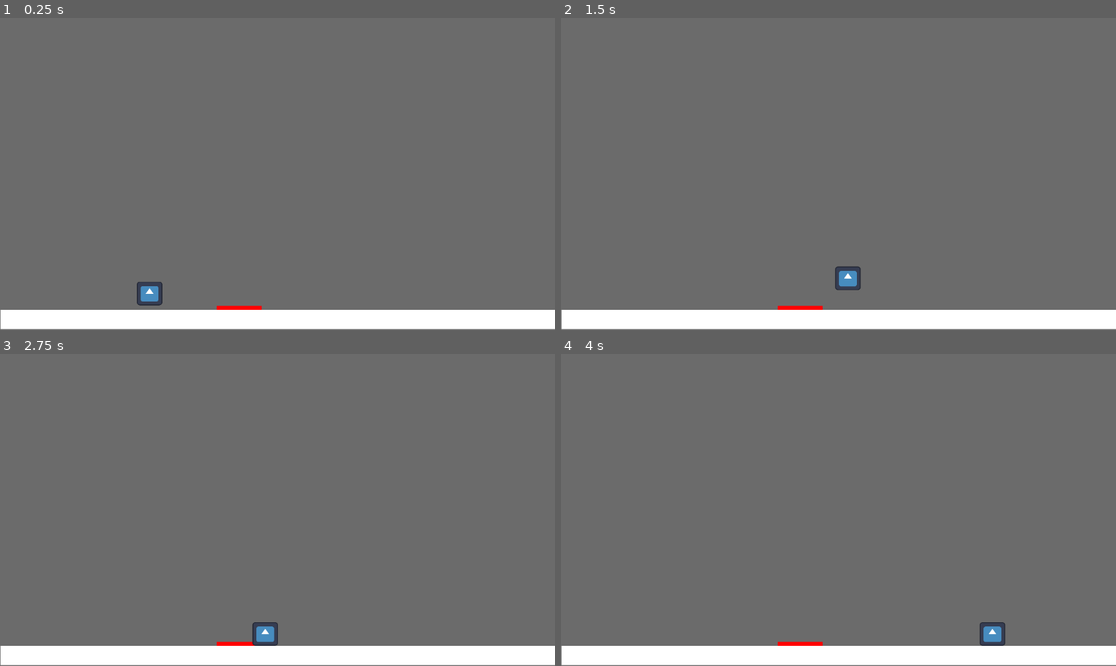
Above: before the commit, frames 1-4 (two rows, left to right).
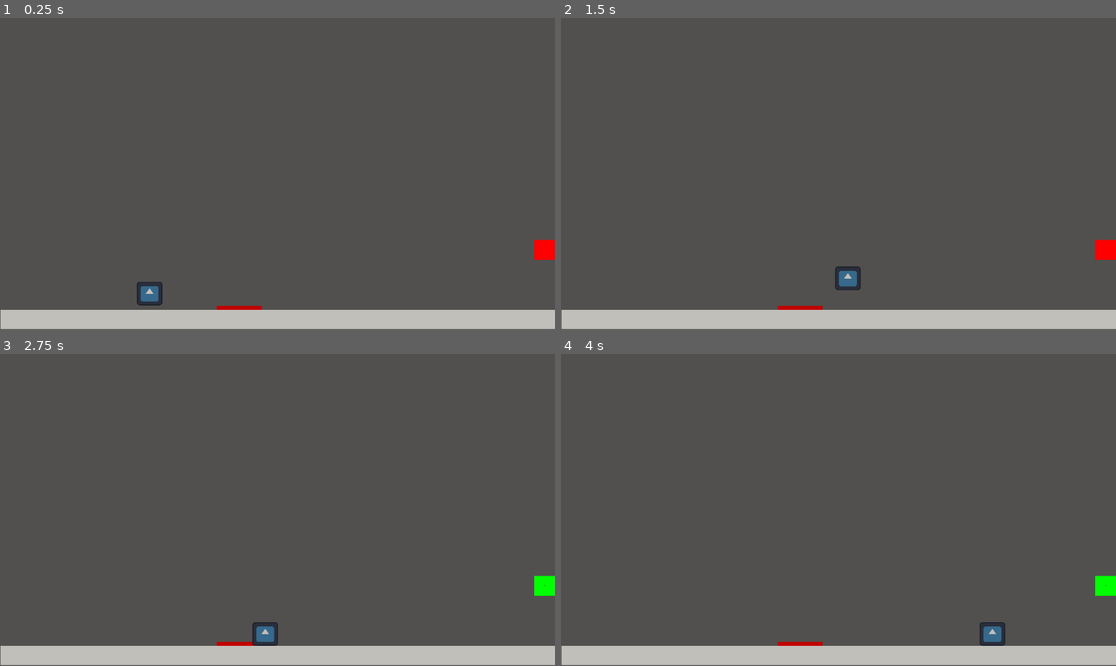
Above: after the commit, the same moments.

Repository: KOP-gaming/buas-application-2026
Game: Godot game, scene res://tutorial1.tscn
Two runs of this game, one before a commit and one after it. Both use one fixed random seed, a clock stepped at 60 frames per second and the inputs below. The engine's default icon, where the game draws it, is replaced by a stand-in: a white triangle on a blue panel in a dark square.
Inputs:
- Up to frame 1 (0.25 s): no input
- Up to frame 2 (1.5 s): hold Right (right) from 0.53 s (still down); tap Up (up) at 0.77 s
- Up to frame 3 (2.75 s): tap Up (up) at 1.52 s; release Right (right) at 2.03 s; hold Left (left) from 2.03 s (still down)
- Up to frame 4 (4 s): release Left (left) at 2.78 s; hold Right (right) from 2.78 s (still down); tap Up (up) at 3.02, 3.77 s

The runs differ from the first frame. In frame 1, 100% of the frame differs, in the area x 0-100%, y 0-100%; in frame 2, 100%; in frame 3, 100%; in frame 4, 100%.

Commit message:
THE BUTTON
made the progression button work

Diff:
--- /dev/null
+++ b/puzzle-platformer/area_2d.gd
@@ -0,0 +1,15 @@
+extends Area2D
+
+func _ready() -> void:
+	body_entered.connect(EnterCheck)
+	body_exited.connect(ExitCheck)
+
+
+#check when body enters or exits the button
+func EnterCheck(body) -> void:
+	var light = $switchlight
+	light.color = Color(0, 255, 0, 255)
+	var exit = $wall
+	exit.set_collision_layer_value(1, false)
+func ExitCheck(body) -> void:
+	pass
--- /dev/null
+++ b/puzzle-platformer/switchlight.gd
@@ -0,0 +1,15 @@
+extends PointLight2D
+
+
+# Called when the node enters the scene tree for the first time.
+func _ready() -> void:
+	self.color = Color(255, 0, 0, 255)
+
+
+# Called every frame. 'delta' is the elapsed time since the previous frame.
+func _process(delta: float) -> void:
+	pass
+
+
+func _on_area_2d_area_entered(area: Area2D) -> void:
+	pass
--- a/puzzle-platformer/tutorial1.tscn
+++ b/puzzle-platformer/tutorial1.tscn
@@ -1,24 +1,33 @@
-[gd_scene load_steps=6 format=3 uid="uid://clya2jolcja5e"]
+[gd_scene load_steps=11 format=3 uid="uid://clya2jolcja5e"]
 
+[ext_resource type="Script" uid="uid://bnw4vyx4cii65" path="res://area_2d.gd" id="1_8y1kj"]
 [ext_resource type="Script" uid="uid://cwppcbd2yei8y" path="res://player.gd" id="1_hdpfe"]
 [ext_resource type="Texture2D" uid="uid://67wexbprxcs5" path="res://icon.svg" id="2_8y1kj"]
+[ext_resource type="Script" uid="uid://h3xc2np6kx74" path="res://switchlight.gd" id="2_m8dfu"]
+
+[sub_resource type="Gradient" id="Gradient_8y1kj"]
+offsets = PackedFloat32Array(0, 0.00649351, 1)
+colors = PackedColorArray(1, 1, 1, 1, 1, 0, 0, 1, 0.190762, 0.190762, 0.190762, 1)
+
+[sub_resource type="GradientTexture2D" id="GradientTexture2D_m8dfu"]
+gradient = SubResource("Gradient_8y1kj")
+fill = 1
+fill_from = Vector2(0.495413, 0.481651)
+fill_to = Vector2(1, 0.00458716)
 
 [sub_resource type="RectangleShape2D" id="RectangleShape2D_hdpfe"]
-size = Vector2(93, 9)
+size = Vector2(93, 8.5)
+
+[sub_resource type="RectangleShape2D" id="RectangleShape2D_s04bh"]
+size = Vector2(20, 604)
 
 [sub_resource type="RectangleShape2D" id="RectangleShape2D_m8dfu"]
-size = Vector2(1151.5, 42.5)
+size = Vector2(1476.75, 42.5)
 
 [sub_resource type="RectangleShape2D" id="RectangleShape2D_o74uc"]
 size = Vector2(53, 49)
 
 [node name="Node2D" type="Node2D"]
-
-[node name="DirectionalLight2D" type="DirectionalLight2D" parent="."]
-shadow_enabled = true
-shadow_color = Color(0, 0, 0, 1)
-shadow_filter = 1
-shadow_filter_smooth = 3.9
 
 [node name="ColorRect" type="ColorRect" parent="."]
 offset_left = -124.0
@@ -28,12 +37,21 @@
 color = Color(0.419813, 0.419813, 0.419813, 1)
 
 [node name="CanvasModulate" type="CanvasModulate" parent="."]
-color = Color(0, 0, 0, 1)
+color = Color(0.141176, 0.160784, 0.231373, 1)
 
 [node name="Area2D" type="Area2D" parent="."]
 position = Vector2(494, 602)
 collision_layer = 2
 collision_mask = 2
+script = ExtResource("1_8y1kj")
+
+[node name="switchlight" type="PointLight2D" parent="Area2D"]
+position = Vector2(636.75, -120.5)
+scale = Vector2(0.679688, 0.640625)
+energy = 3.44
+blend_mode = 2
+texture = SubResource("GradientTexture2D_m8dfu")
+script = ExtResource("2_m8dfu")
 
 [node name="ColorRect" type="ColorRect" parent="Area2D"]
 offset_left = -44.0
@@ -43,8 +61,15 @@
 color = Color(1, 0, 0, 1)
 
 [node name="CollisionShape2D" type="CollisionShape2D" parent="Area2D"]
-position = Vector2(2.5, 0.5)
+position = Vector2(2.5, 0.25)
 shape = SubResource("RectangleShape2D_hdpfe")
+
+[node name="wall" type="StaticBody2D" parent="Area2D"]
+position = Vector2(657, -8)
+
+[node name="CollisionShape2D" type="CollisionShape2D" parent="Area2D/wall"]
+position = Vector2(0, -292)
+shape = SubResource("RectangleShape2D_s04bh")
 
 [node name="StaticBody2D" type="StaticBody2D" parent="."]
 
@@ -55,11 +80,13 @@
 offset_bottom = 646.0
 
 [node name="floor" type="CollisionShape2D" parent="StaticBody2D"]
-position = Vector2(578, 627.25)
+position = Vector2(740.625, 627.25)
 shape = SubResource("RectangleShape2D_m8dfu")
 
 [node name="player" type="CharacterBody2D" parent="."]
 position = Vector2(309, 542)
+collision_layer = 3
+collision_mask = 3
 script = ExtResource("1_hdpfe")
 
 [node name="Icon" type="Sprite2D" parent="player"]
@@ -70,3 +97,10 @@
 [node name="CollisionShape2D" type="CollisionShape2D" parent="player"]
 position = Vector2(1.5, 1.5)
 shape = SubResource("RectangleShape2D_o74uc")
+
+[node name="DirectionalLight2D" type="DirectionalLight2D" parent="."]
+color = Color(0.617455, 0.617455, 0.617455, 1)
+energy = 1.29
+blend_mode = 2
+
+[connection signal="area_entered" from="Area2D" to="Area2D/switchlight" method="_on_area_2d_area_entered"]
Not shown, added: puzzle-platformer/area_2d.gd.uid
Not shown, added: puzzle-platformer/switchlight.gd.uid
Not shown, changed: game diary.txt
